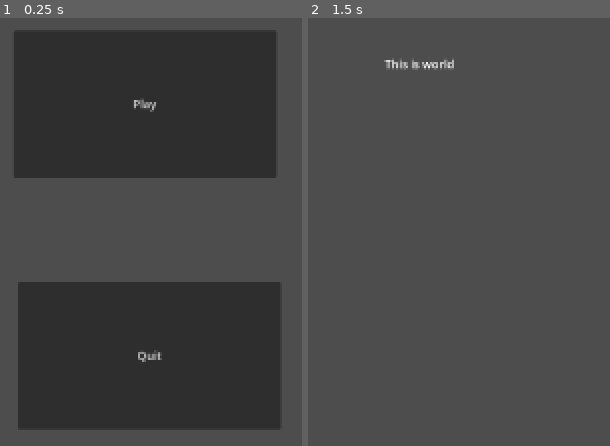
Above: before the commit, frames 1-2 (left to right).
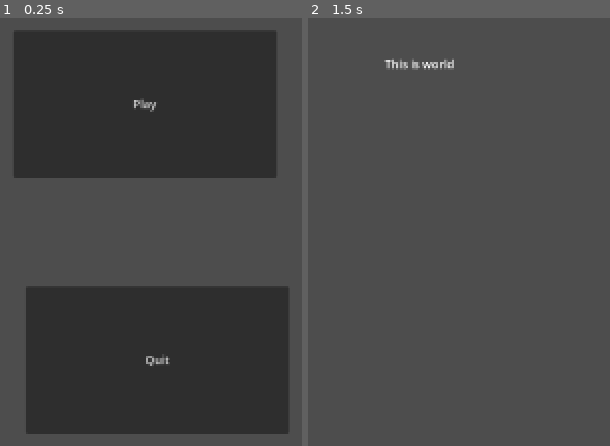
Above: after the commit, the same moments.

Repository: PatelSiddhManojkumar/Game
Game: Godot game, scene res://res.tscn
Two runs of this game, one before a commit and one after it. Both use one fixed random seed, a clock stepped at 60 frames per second and the inputs below.
Inputs:
- Up to frame 1 (0.25 s): no input
- Up to frame 2 (1.5 s): click "Play" at 0.5 s; tap Enter at 1.25 s

The runs differ from the first frame. In frame 1, 3.4% of the frame differs, in the area x 5-96%, y 61-98%; in frame 2, nothing differs.

Commit message:
Revert "."
This reverts commit b854c7c4451dff2dab637f92a8de599843ec3d4d.

Diff:
--- a/res.tscn
+++ b/res.tscn
@@ -14,10 +14,10 @@
 "
 
 [node name="Quit" type="Button" parent="."]
-offset_left = 356.0
-offset_top = 373.0
-offset_right = 722.0
-offset_bottom = 578.0
+offset_left = 367.0
+offset_top = 379.0
+offset_right = 733.0
+offset_bottom = 584.0
 text = "Quit
 "
 
Not shown: 1 places in Player.tscn that only renumber resources
